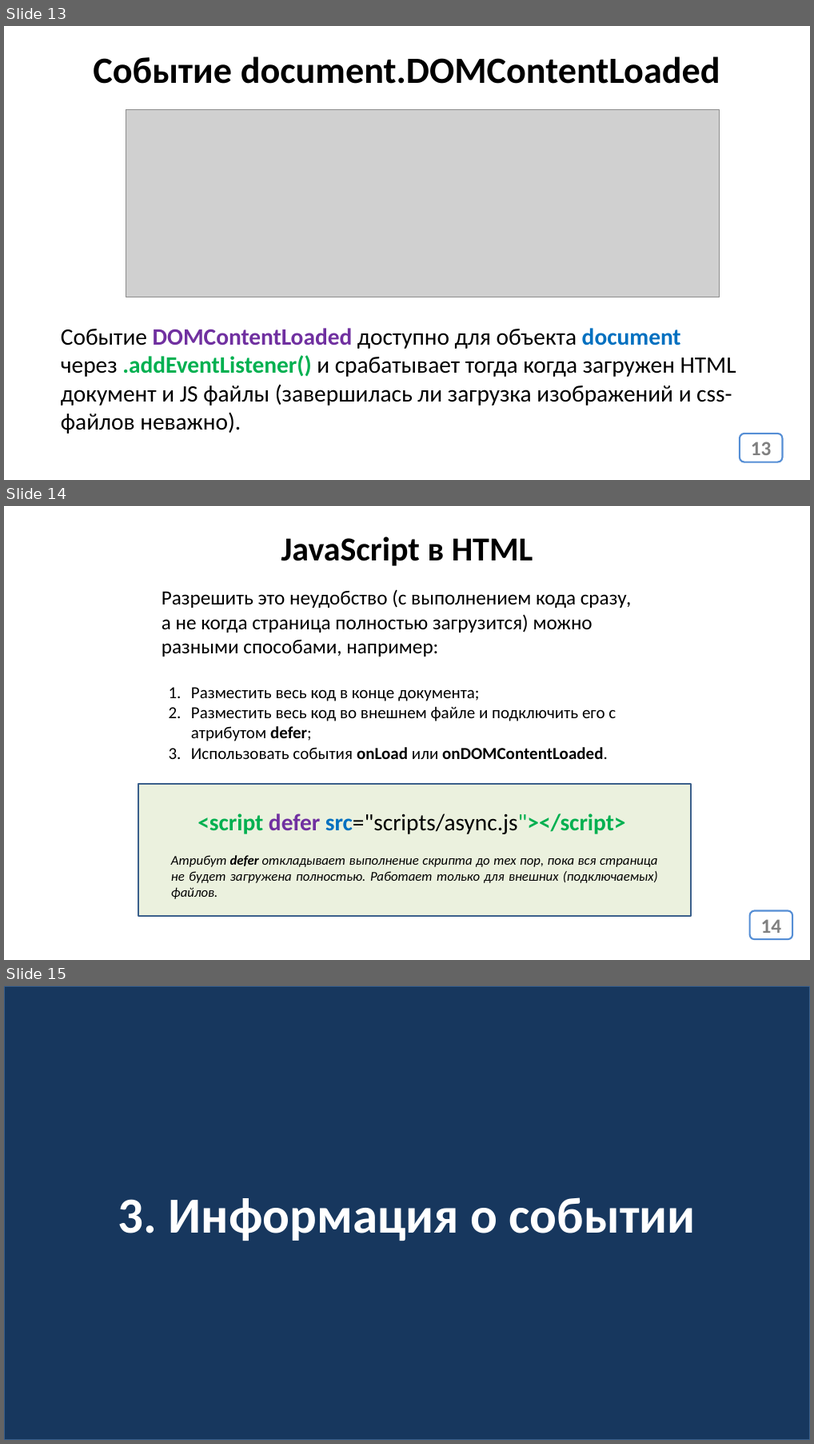
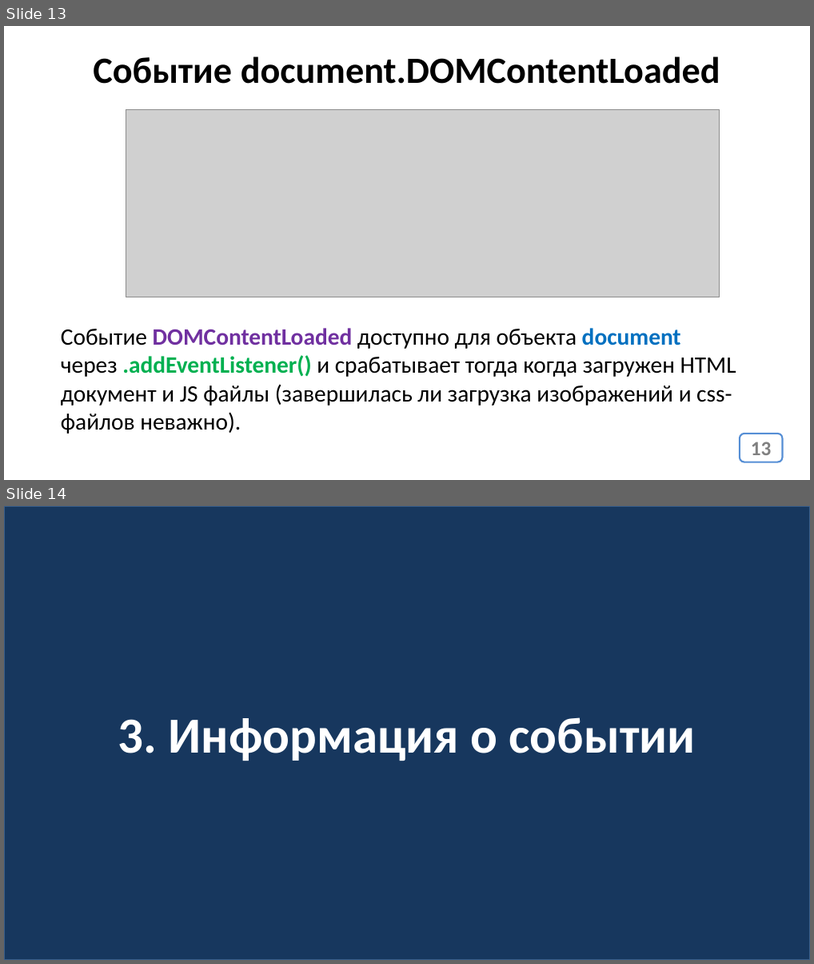
Before and after one commit to js-14-ort-dnipro/lesson05, a slide deck: lesson05.pptx. Shown one above the other, each under a label of ours: slides 13, 14 and 15 before the commit, slides 13 and 14 after it. The pictures are 814x1444 and 814x964 pixels, drawn with LibreOffice and Linux fonts; fonts in the diff are those of the drawing; grey boxes stand for pictures. Boxes give left, top, right and bottom in pixels: in the first picture for what was removed or moved away, otherwise in the second. Text is boxed around its words. In the diff, an @@ line names an element or a change of style, - is before the commit and + after.

```diff
--- a/lesson05.pptx
+++ b/lesson05.pptx
@@ slide 14 removed at (4,506,810,960), background #FFFFFF @@
@@ text removed at (282,536,534,566) @@
-JavaScript в HTML
@@ text removed at (162,589,632,656) @@
-Разрешить это неудобство (с выполнением кода сразу, а не когда страница полностью загрузится) можно разными способами, например:
@@ text removed at (191,687,616,759) @@
-1. Разместить весь код в конце документа;
-2. Разместить весь код во внешнем файле и подключить его с атрибутом defer;
-3. Использовать события onLoad или onDOMContentLoaded.
@@ rectangle removed at (139,784,691,916) @@
@@ text removed at (198,813,626,834) @@
-<script defer src="scripts/async.js"></script>
@@ text removed at (171,855,658,899) @@
-Атрибут defer откладывает выполнение скрипта до тех пор, пока вся страница не будет загружена полностью. Работает только для внешних (подключаемых) файлов.
@@ page number removed at (750,911,794,939) @@
-14
@@ what was slide 15 is now slide 14 @@
```
Also in this commit, not shown: 1 other file.
